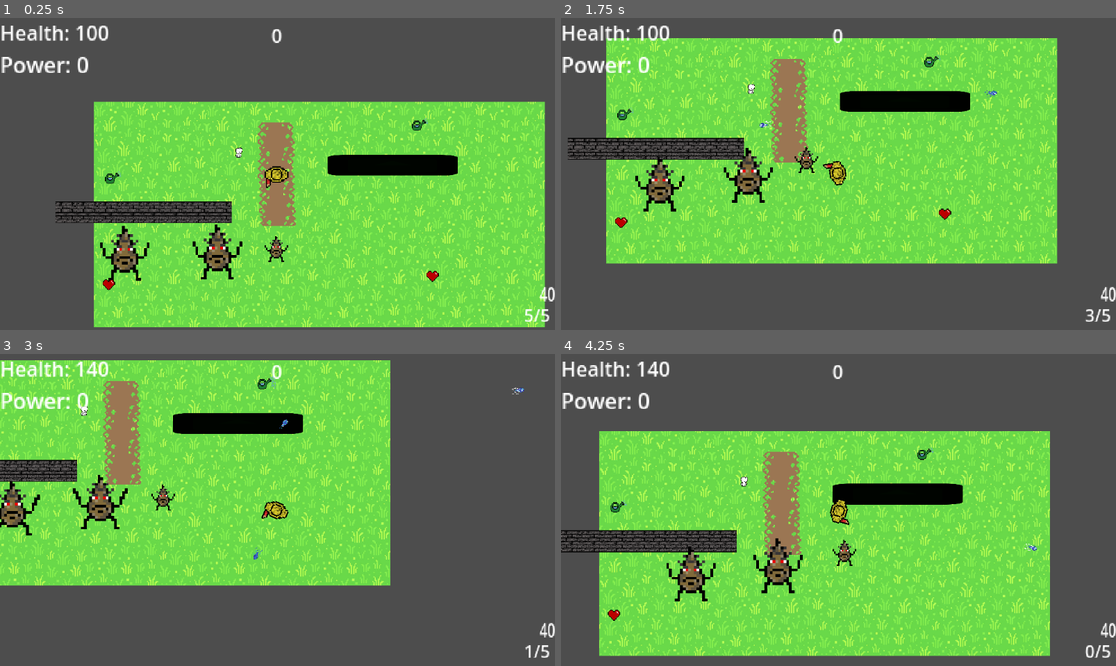
Above: before the commit, frames 1-4 (two rows, left to right).
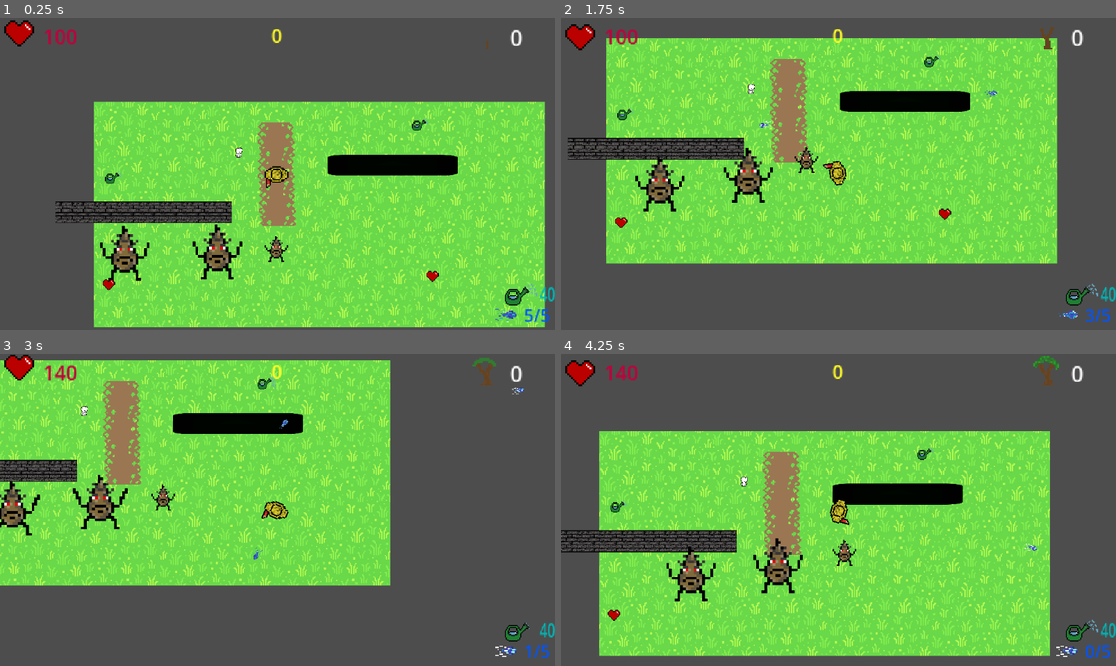
Above: after the commit, the same moments.

Repository: TheWhiteWolf0/Shooter-Game
Game: Godot game, scene res://Scenes/test_scence.tscn
Same seed, same stepped clock (60 frames per second), same inputs: the game is played once before the commit and once after it. This scene is started directly instead of the project's main scene. The engine's default icon, where the game draws it, is replaced by a stand-in: a white triangle on a blue panel in a dark square.
Inputs (mouse positions are in pixels of both pictures, inside the frame that each line leads up to):
- Up to frame 1 (0.25 s): no input
- Up to frame 2 (1.75 s): move the mouse to (960, 158) at 0.52 s; hold D (Right) 0.53-1.28 s; click (960, 158) at 0.6 s; move the mouse to (727, 189) at 1.27 s; hold S (Down) from 1.28 s (still down); click (727, 189) at 1.35 s
- Up to frame 3 (3 s): move the mouse to (333, 441) at 2.02 s; release S (Down) at 2.03 s; hold D (Right) 2.03-2.78 s; click (333, 441) at 2.1 s; move the mouse to (249, 572) at 2.77 s; hold W (Up) from 2.78 s (still down); click (249, 572) at 2.85 s
- Up to frame 4 (4.25 s): move the mouse to (1005, 556) at 3.52 s; release W (Up) at 3.53 s; hold A (Left) from 3.53 s (still down); click (1005, 556) at 3.6 s; tap I (Inventory) at 4.15 s

The runs differ from the first frame. In frame 1, 1.7% of the frame differs, in the area x 0-100%, y 0-98%; in frame 2, 1.8%; in frame 3, 1.8%; in frame 4, 1.9%.

Commit message:
HUD finished

Diff:
--- a/shootergame/Scenes/control.tscn
+++ b/shootergame/Scenes/control.tscn
@@ -63,30 +63,33 @@
 [node name="CanvasLayer" type="CanvasLayer" parent="."]
 
 [node name="BloodEchoes" type="Label" parent="CanvasLayer"]
-offset_top = 192.0
-offset_right = 107.0
-offset_bottom = 216.0
+offset_left = 3.0
+offset_top = 279.0
+offset_right = 110.0
+offset_bottom = 303.0
 text = "Power: "
-horizontal_alignment = 1
 metadata/_edit_use_anchors_ = true
 
 [node name="Score" type="Label" parent="CanvasLayer"]
-offset_top = 216.0
-offset_right = 52.0
-offset_bottom = 239.0
+visible = false
+offset_left = 4.0
+offset_top = 298.0
+offset_right = 56.0
+offset_bottom = 321.0
 text = "Score: "
-metadata/_edit_use_anchors_ = true
 
 [node name="Cost" type="Label" parent="CanvasLayer"]
-offset_top = 240.0
-offset_right = 40.0
-offset_bottom = 263.0
+offset_left = 4.0
+offset_top = 322.0
+offset_right = 44.0
+offset_bottom = 345.0
 text = "Cost:"
 
 [node name="PlayerLevel" type="Label" parent="CanvasLayer"]
-offset_top = 264.0
-offset_right = 93.0
-offset_bottom = 287.0
+offset_left = 4.0
+offset_top = 346.0
+offset_right = 97.0
+offset_bottom = 369.0
 text = "Player level:"
 
 [node name="Damage" type="Label" parent="CanvasLayer"]
@@ -133,6 +136,20 @@
 offset_right = 156.0
 offset_bottom = 24.0
 
+[node name="PlayerSpeed" type="Label" parent="CanvasLayer"]
+offset_left = 197.0
+offset_top = 105.0
+offset_right = 249.0
+offset_bottom = 128.0
+text = "Speed:"
+
+[node name="PlayerSpeed + increase" type="Label" parent="CanvasLayer/PlayerSpeed"]
+layout_mode = 0
+offset_left = 81.0
+offset_top = 1.0
+offset_right = 121.0
+offset_bottom = 24.0
+
 [connection signal="pressed" from="MagIncrease" to="." method="_on_button_pressed"]
 [connection signal="pressed" from="SpeedIncrease" to="." method="_on_speed_increase_pressed"]
 [connection signal="pressed" from="PlayerHealth" to="." method="_on_player_health_pressed"]
--- a/shootergame/Scenes/hud.tscn
+++ b/shootergame/Scenes/hud.tscn
@@ -1,6 +1,334 @@
-[gd_scene load_steps=2 format=3 uid="uid://bjw3uvhgoe0aa"]
+[gd_scene load_steps=54 format=3 uid="uid://bjw3uvhgoe0aa"]
 
 [ext_resource type="Script" uid="uid://k7wg4ampomjs" path="res://Scripts/hud.gd" id="1_e0onf"]
+[ext_resource type="Texture2D" uid="uid://bdeur75lfr2cm" path="res://Sprite Frames/New Piskel (5).png" id="2_fccik"]
+[ext_resource type="Texture2D" uid="uid://ca8h14kmtuoj5" path="res://Sprite Frames/New Piskel.png" id="3_bjfho"]
+[ext_resource type="Texture2D" uid="uid://bl85egp3uthy3" path="res://Sprite Frames/New Piskel (6).png" id="4_6fbih"]
+[ext_resource type="Texture2D" uid="uid://cwg4dnianri3g" path="res://Sprite Frames/New Piskel (2).png" id="5_t1xeu"]
+
+[sub_resource type="LabelSettings" id="LabelSettings_bjfho"]
+font_color = Color(0, 0.333333, 1, 1)
+
+[sub_resource type="LabelSettings" id="LabelSettings_6fbih"]
+font_color = Color(0, 0.720236, 0.720236, 1)
+
+[sub_resource type="LabelSettings" id="LabelSettings_fccik"]
+font_color = Color(0.755903, 0, 0.234511, 1)
+
+[sub_resource type="LabelSettings" id="LabelSettings_e0onf"]
+font_color = Color(1, 0.988235, 0.145098, 1)
+
+[sub_resource type="AtlasTexture" id="AtlasTexture_bjfho"]
+atlas = ExtResource("2_fccik")
+region = Rect2(0, 0, 32, 32)
+
+[sub_resource type="AtlasTexture" id="AtlasTexture_6fbih"]
+atlas = ExtResource("2_fccik")
+region = Rect2(32, 0, 32, 32)
+
+[sub_resource type="AtlasTexture" id="AtlasTexture_t1xeu"]
+atlas = ExtResource("2_fccik")
+region = Rect2(64, 0, 32, 32)
+
+[sub_resource type="AtlasTexture" id="AtlasTexture_36asn"]
+atlas = ExtResource("2_fccik")
+region = Rect2(0, 32, 32, 32)
+
+[sub_resource type="AtlasTexture" id="AtlasTexture_8jye8"]
+atlas = ExtResource("2_fccik")
+region = Rect2(32, 32, 32, 32)
+
+[sub_resource type="AtlasTexture" id="AtlasTexture_43w4t"]
+atlas = ExtResource("2_fccik")
+region = Rect2(64, 32, 32, 32)
+
+[sub_resource type="AtlasTexture" id="AtlasTexture_7gr8i"]
+atlas = ExtResource("2_fccik")
+region = Rect2(0, 64, 32, 32)
+
+[sub_resource type="SpriteFrames" id="SpriteFrames_5ep0j"]
+animations = [{
+"frames": [{
+"duration": 1.0,
+"texture": SubResource("AtlasTexture_bjfho")
+}, {
+"duration": 1.0,
+"texture": SubResource("AtlasTexture_6fbih")
+}, {
+"duration": 1.0,
+"texture": SubResource("AtlasTexture_t1xeu")
+}, {
+"duration": 1.0,
+"texture": SubResource("AtlasTexture_36asn")
+}, {
+"duration": 1.0,
+"texture": SubResource("AtlasTexture_8jye8")
+}, {
+"duration": 1.0,
+"texture": SubResource("AtlasTexture_43w4t")
+}, {
+"duration": 1.0,
+"texture": SubResource("AtlasTexture_7gr8i")
+}],
+"loop": true,
+"name": &"default",
+"speed": 8.0
+}]
+
+[sub_resource type="AtlasTexture" id="AtlasTexture_5ep0j"]
+atlas = ExtResource("3_bjfho")
+region = Rect2(0, 0, 32, 32)
+
+[sub_resource type="AtlasTexture" id="AtlasTexture_4f5kr"]
+atlas = ExtResource("3_bjfho")
+region = Rect2(32, 0, 32, 32)
+
+[sub_resource type="AtlasTexture" id="AtlasTexture_piegi"]
+atlas = ExtResource("3_bjfho")
+region = Rect2(64, 0, 32, 32)
+
+[sub_resource type="AtlasTexture" id="AtlasTexture_i2avg"]
+atlas = ExtResource("3_bjfho")
+region = Rect2(0, 32, 32, 32)
+
+[sub_resource type="AtlasTexture" id="AtlasTexture_1a2va"]
+atlas = ExtResource("3_bjfho")
+region = Rect2(32, 32, 32, 32)
+
+[sub_resource type="AtlasTexture" id="AtlasTexture_ssfue"]
+atlas = ExtResource("3_bjfho")
+region = Rect2(64, 32, 32, 32)
+
+[sub_resource type="AtlasTexture" id="AtlasTexture_8bf2m"]
+atlas = ExtResource("3_bjfho")
+region = Rect2(0, 64, 32, 32)
+
+[sub_resource type="SpriteFrames" id="SpriteFrames_ba8gd"]
+animations = [{
+"frames": [{
+"duration": 1.0,
+"texture": SubResource("AtlasTexture_5ep0j")
+}, {
+"duration": 1.0,
+"texture": SubResource("AtlasTexture_4f5kr")
+}, {
+"duration": 1.0,
+"texture": SubResource("AtlasTexture_piegi")
+}, {
+"duration": 1.0,
+"texture": SubResource("AtlasTexture_i2avg")
+}, {
+"duration": 1.0,
+"texture": SubResource("AtlasTexture_1a2va")
+}, {
+"duration": 1.0,
+"texture": SubResource("AtlasTexture_ssfue")
+}, {
+"duration": 1.0,
+"texture": SubResource("AtlasTexture_8bf2m")
+}],
+"loop": true,
+"name": &"default",
+"speed": 8.0
+}]
+
+[sub_resource type="AtlasTexture" id="AtlasTexture_ba8gd"]
+atlas = ExtResource("4_6fbih")
+region = Rect2(0, 0, 32, 32)
+
+[sub_resource type="AtlasTexture" id="AtlasTexture_36s6t"]
+atlas = ExtResource("4_6fbih")
+region = Rect2(32, 0, 32, 32)
+
+[sub_resource type="AtlasTexture" id="AtlasTexture_pbtju"]
+atlas = ExtResource("4_6fbih")
+region = Rect2(0, 32, 32, 32)
+
+[sub_resource type="AtlasTexture" id="AtlasTexture_yidpd"]
+atlas = ExtResource("4_6fbih")
+region = Rect2(32, 32, 32, 32)
+
+[sub_resource type="SpriteFrames" id="SpriteFrames_0iicw"]
+animations = [{
+"frames": [{
+"duration": 1.0,
+"texture": SubResource("AtlasTexture_ba8gd")
+}, {
+"duration": 1.0,
+"texture": SubResource("AtlasTexture_36s6t")
+}, {
+"duration": 1.0,
+"texture": SubResource("AtlasTexture_pbtju")
+}, {
+"duration": 1.0,
+"texture": SubResource("AtlasTexture_yidpd")
+}],
+"loop": true,
+"name": &"default",
+"speed": 8.0
+}]
+
+[sub_resource type="AtlasTexture" id="AtlasTexture_0iicw"]
+atlas = ExtResource("5_t1xeu")
+region = Rect2(0, 0, 32, 32)
+
+[sub_resource type="AtlasTexture" id="AtlasTexture_ajim5"]
+atlas = ExtResource("5_t1xeu")
+region = Rect2(32, 0, 32, 32)
+
+[sub_resource type="AtlasTexture" id="AtlasTexture_vxf74"]
+atlas = ExtResource("5_t1xeu")
+region = Rect2(64, 0, 32, 32)
+
+[sub_resource type="AtlasTexture" id="AtlasTexture_oersf"]
+atlas = ExtResource("5_t1xeu")
+region = Rect2(96, 0, 32, 32)
+
+[sub_resource type="AtlasTexture" id="AtlasTexture_484xk"]
+atlas = ExtResource("5_t1xeu")
+region = Rect2(128, 0, 32, 32)
+
+[sub_resource type="AtlasTexture" id="AtlasTexture_lkt4f"]
+atlas = ExtResource("5_t1xeu")
+region = Rect2(0, 32, 32, 32)
+
+[sub_resource type="AtlasTexture" id="AtlasTexture_wfkbc"]
+atlas = ExtResource("5_t1xeu")
+region = Rect2(32, 32, 32, 32)
+
+[sub_resource type="AtlasTexture" id="AtlasTexture_s17ah"]
+atlas = ExtResource("5_t1xeu")
+region = Rect2(64, 32, 32, 32)
+
+[sub_resource type="AtlasTexture" id="AtlasTexture_jnyvx"]
+atlas = ExtResource("5_t1xeu")
+region = Rect2(96, 32, 32, 32)
+
+[sub_resource type="AtlasTexture" id="AtlasTexture_qtyhc"]
+atlas = ExtResource("5_t1xeu")
+region = Rect2(128, 32, 32, 32)
+
+[sub_resource type="AtlasTexture" id="AtlasTexture_q562m"]
+atlas = ExtResource("5_t1xeu")
+region = Rect2(0, 64, 32, 32)
+
+[sub_resource type="AtlasTexture" id="AtlasTexture_l8r83"]
+atlas = ExtResource("5_t1xeu")
+region = Rect2(32, 64, 32, 32)
+
+[sub_resource type="AtlasTexture" id="AtlasTexture_v5hjn"]
+atlas = ExtResource("5_t1xeu")
+region = Rect2(64, 64, 32, 32)
+
+[sub_resource type="AtlasTexture" id="AtlasTexture_buji0"]
+atlas = ExtResource("5_t1xeu")
+region = Rect2(96, 64, 32, 32)
+
+[sub_resource type="AtlasTexture" id="AtlasTexture_5fqfc"]
+atlas = ExtResource("5_t1xeu")
+region = Rect2(0, 96, 32, 32)
+
+[sub_resource type="AtlasTexture" id="AtlasTexture_xbkfx"]
+atlas = ExtResource("5_t1xeu")
+region = Rect2(32, 96, 32, 32)
+
+[sub_resource type="AtlasTexture" id="AtlasTexture_lr1mr"]
+atlas = ExtResource("5_t1xeu")
+region = Rect2(64, 96, 32, 32)
+
+[sub_resource type="AtlasTexture" id="AtlasTexture_vs582"]
+atlas = ExtResource("5_t1xeu")
+region = Rect2(96, 96, 32, 32)
+
+[sub_resource type="AtlasTexture" id="AtlasTexture_53yd6"]
+atlas = ExtResource("5_t1xeu")
+region = Rect2(128, 96, 32, 32)
+
+[sub_resource type="AtlasTexture" id="AtlasTexture_0vjej"]
+atlas = ExtResource("5_t1xeu")
+region = Rect2(0, 128, 32, 32)
+
+[sub_resource type="AtlasTexture" id="AtlasTexture_tj5bi"]
+atlas = ExtResource("5_t1xeu")
+region = Rect2(32, 128, 32, 32)
+
+[sub_resource type="AtlasTexture" id="AtlasTexture_dn45h"]
+atlas = ExtResource("5_t1xeu")
+region = Rect2(64, 128, 32, 32)
+
+[sub_resource type="SpriteFrames" id="SpriteFrames_7jysg"]
+animations = [{
+"frames": [{
+"duration": 1.0,
+"texture": SubResource("AtlasTexture_0iicw")
+}, {
+"duration": 1.0,
+"texture": SubResource("AtlasTexture_ajim5")
+}, {
+"duration": 1.0,
+"texture": SubResource("AtlasTexture_vxf74")
+}, {
+"duration": 1.0,
+"texture": SubResource("AtlasTexture_oersf")
+}, {
+"duration": 1.0,
+"texture": SubResource("AtlasTexture_484xk")
+}, {
+"duration": 1.0,
+"texture": SubResource("AtlasTexture_lkt4f")
+}, {
+"duration": 1.0,
+"texture": SubResource("AtlasTexture_wfkbc")
+}, {
+"duration": 1.0,
+"texture": SubResource("AtlasTexture_s17ah")
+}, {
+"duration": 1.0,
+"texture": SubResource("AtlasTexture_jnyvx")
+}, {
+"duration": 1.0,
+"texture": SubResource("AtlasTexture_qtyhc")
+}, {
+"duration": 1.0,
+"texture": SubResource("AtlasTexture_q562m")
+}, {
+"duration": 1.0,
+"texture": SubResource("AtlasTexture_l8r83")
+}, {
+"duration": 1.0,
+"texture": SubResource("AtlasTexture_v5hjn")
+}, {
+"duration": 1.0,
+"texture": SubResource("AtlasTexture_buji0")
+}, {
+"duration": 1.0,
+"texture": SubResource("AtlasTexture_5fqfc")
+}, {
+"duration": 1.0,
+"texture": SubResource("AtlasTexture_xbkfx")
+}, {
+"duration": 1.0,
+"texture": SubResource("AtlasTexture_lr1mr")
+}, {
+"duration": 1.0,
+"texture": SubResource("AtlasTexture_vs582")
+}, {
+"duration": 1.0,
+"texture": SubResource("AtlasTexture_53yd6")
+}, {
+"duration": 1.0,
+"texture": SubResource("AtlasTexture_0vjej")
+}, {
+"duration": 1.0,
+"texture": SubResource("AtlasTexture_tj5bi")
+}, {
+"duration": 1.0,
+"texture": SubResource("AtlasTexture_dn45h")
+}],
+"loop": true,
+"name": &"default",
+"speed": 20.0
+}]
 
 [node name="HUD" type="Node2D"]
 script = ExtResource("1_e0onf")
@@ -13,6 +341,7 @@
 offset_right = 1181.0
 offset_bottom = 615.0
 scale = Vector2(2.16, 2.16)
+label_settings = SubResource("LabelSettings_bjfho")
 metadata/_edit_use_anchors_ = true
 
 [node name="reserve_ammo" type="Label" parent="CanvasLayer"]
@@ -24,22 +353,28 @@
 offset_bottom = 567.0
 scale = Vector2(1.76, 2.48)
 text = "ReserveAmmo: "
+label_settings = SubResource("LabelSettings_6fbih")
 metadata/_edit_use_anchors_ = true
 
 [node name="player_Health" type="Label" parent="CanvasLayer"]
-offset_right = 60.0
-offset_bottom = 23.0
+offset_left = 48.0
+offset_top = 8.0
+offset_right = 108.0
+offset_bottom = 31.0
 scale = Vector2(2.59008, 2.60466)
 text = "Health: "
+label_settings = SubResource("LabelSettings_fccik")
 horizontal_alignment = 1
 metadata/_edit_use_anchors_ = true
 
 [node name="BloodEchoes" type="Label" parent="CanvasLayer"]
-offset_top = 64.0
-offset_right = 107.0
-offset_bottom = 88.0
+anchors_preset = -1
+anchor_right = 0.00260417
+offset_left = 1059.0
+offset_top = 8.0
+offset_right = 1166.0
+offset_bottom = 32.0
 scale = Vector2(2.76978, 2.8)
-text = "Power: "
 metadata/_edit_use_anchors_ = true
 
 [node name="Score" type="Label" parent="CanvasLayer"]
@@ -48,6 +383,33 @@
 offset_right = 564.0
 offset_bottom = 31.0
 scale = Vector2(2.44, 2.44)
+label_settings = SubResource("LabelSettings_e0onf")
 horizontal_alignment = 1
 vertical_alignment = 1
 metadata/_edit_use_anchors_ = true
+
+[node name="AnimatedSprite2D" type="AnimatedSprite2D" parent="CanvasLayer"]
+position = Vector2(40, 40)
+scale = Vector2(3.84, 3.84)
+sprite_frames = SubResource("SpriteFrames_5ep0j")
+autoplay = "default"
+
+[node name="AnimatedSprite2D2" type="AnimatedSprite2D" parent="CanvasLayer"]
+position = Vector2(1056, 620)
+scale = Vector2(2.34448, 2.34448)
+sprite_frames = SubResource("SpriteFrames_ba8gd")
+autoplay = "default"
+
+[node name="AnimatedSprite2D3" type="AnimatedSprite2D" parent="CanvasLayer"]
+position = Vector2(1080, 580)
+scale = Vector2(2.16, 2.16)
+sprite_frames = SubResource("SpriteFrames_0iicw")
+autoplay = "default"
+
+[node name="AnimatedSprite2D4" type="AnimatedSprite2D" parent="CanvasLayer"]
+position = Vector2(1009, 8)
+scale = Vector2(3.57223, 3.57186)
+sprite_frames = SubResource("SpriteFrames_7jysg")
+autoplay = "default"
+frame = 21
+frame_progress = 0.496578
--- a/shootergame/Scripts/Upgrades.gd
+++ b/shootergame/Scripts/Upgrades.gd
@@ -73,7 +73,7 @@
 	pass # Replace with function body.
 
 func _physics_process(delta: float) -> void:
-	$CanvasLayer/BloodEchoes.text = "BloodEchoes: " + str(GlobalVariables.Currency)
+	$CanvasLayer/BloodEchoes.text = "Power: " + str(GlobalVariables.Currency)
 	$CanvasLayer/Score.text = "Score: " + str(GlobalVariables.player_Score)
 	$CanvasLayer/Cost.text = "Cost: " + str(GlobalVariables.cost)
 	$CanvasLayer/PlayerLevel.text = "Level: " + str(GlobalVariables.player_lvl)
@@ -85,3 +85,6 @@
 
 	$CanvasLayer/MagSize.text = "MagCapicity: " + str(GlobalVariables.mag_Capacity)
 	$"CanvasLayer/MagSize/MagSize + increase".text = "--> " + str(GlobalVariables.mag_Capacity + 1)
+
+	$CanvasLayer/PlayerSpeed.text = "Speed:" + str(GlobalVariables.player_speed)
+	$"CanvasLayer/PlayerSpeed/PlayerSpeed + increase".text = "--> " + str(GlobalVariables.player_speed + 25)
--- a/shootergame/Scripts/hud.gd
+++ b/shootergame/Scripts/hud.gd
@@ -12,6 +12,6 @@
 func _physics_process(delta: float) -> void:
 	$CanvasLayer/reserve_ammo.text = "" + str(GlobalVariables.reserve_ammo)
 	$CanvasLayer/mag_ammo.text = "" + str(GlobalVariables.mag_ammo) + "/" + str(GlobalVariables.mag_Capacity)
-	$CanvasLayer/player_Health.text = "Health: " + str(GlobalVariables.player_Health)
-	$CanvasLayer/BloodEchoes.text = "Power: " + str(GlobalVariables.Currency)
+	$CanvasLayer/player_Health.text = "" + str(GlobalVariables.player_Health)
+	$CanvasLayer/BloodEchoes.text = "" + str(GlobalVariables.Currency)
 	$CanvasLayer/Score.text = "" + str(GlobalVariables.player_Score)
